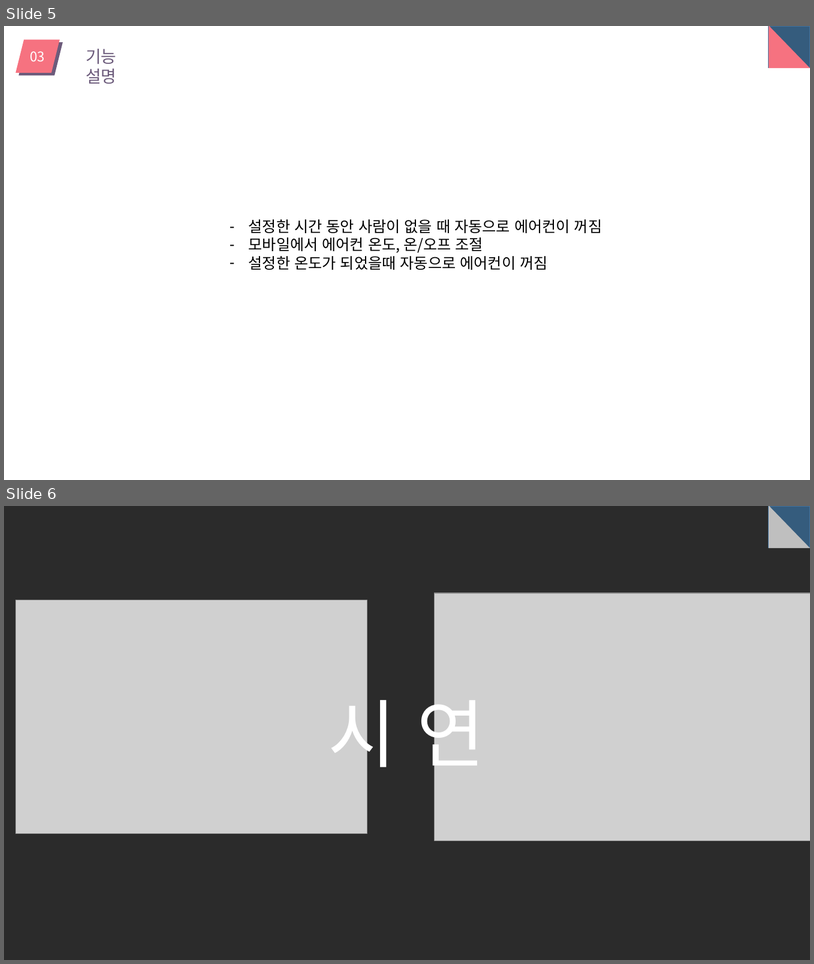
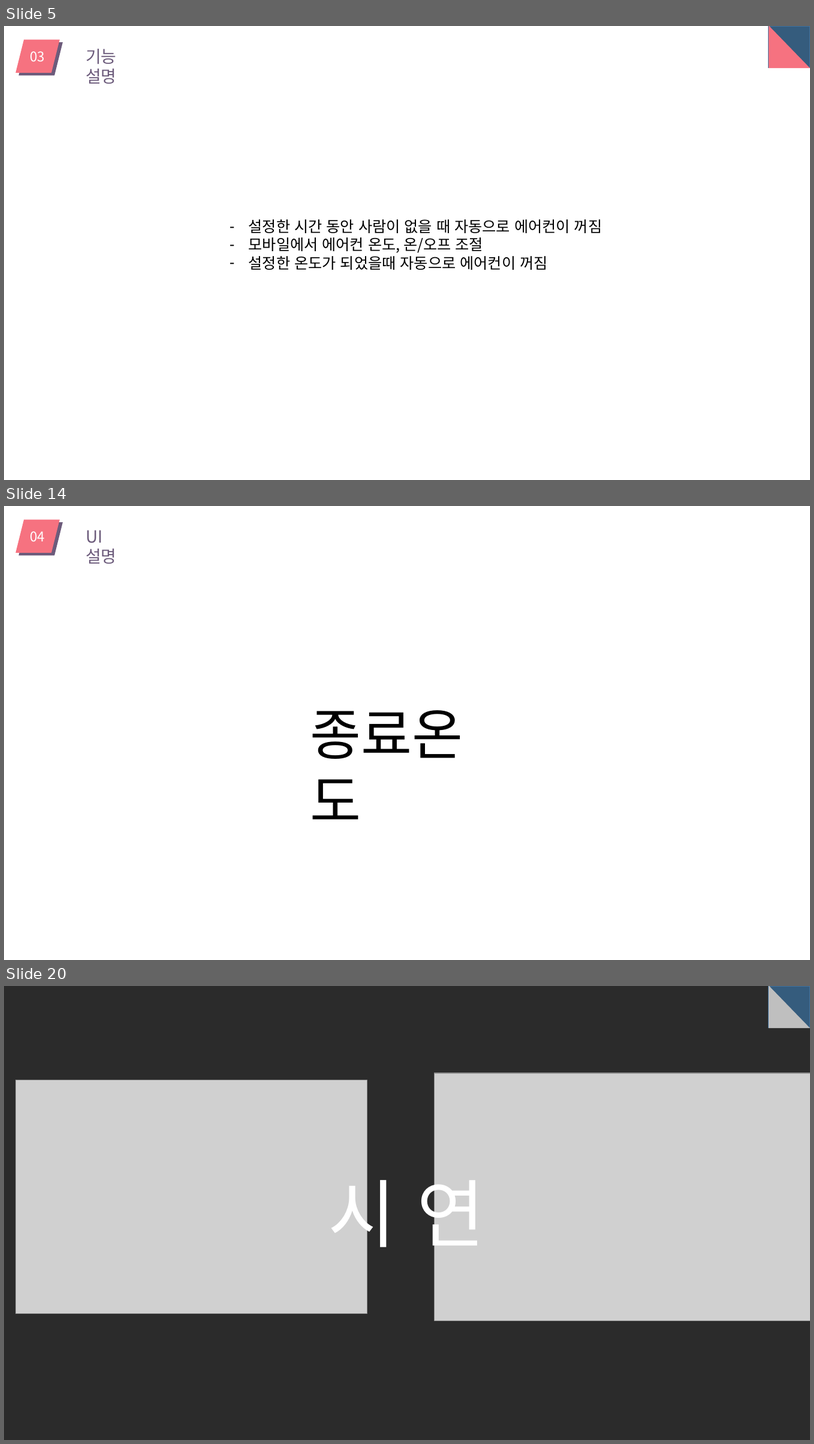
Before and after one commit to dgsw-2019-hackathon/J_B_H_AirConditioner, a slide deck: pptFile/ppt.pptx. Shown one above the other, each under a label of ours: slides 5 and 6 before the commit, slides 5, 14 and 20 after it; the slides between them are not shown. The pictures are 814x964 and 814x1444 pixels, drawn with LibreOffice and Linux fonts; fonts in the diff are those of the drawing; grey boxes stand for pictures; background and template pictures are left out; a plain dark background stands for a picture behind light text. Boxes give left, top, right and bottom in pixels: in the first picture for what was removed or moved away, otherwise in the second. Text is boxed around its words. In the diff, an @@ line names an element or a change of style, - is before the commit and + after.

```diff
--- a/pptFile/ppt.pptx
+++ b/pptFile/ppt.pptx
@@ slide 14 added at [4,506,810,960], background #FFFFFF @@
@@ group added at [15,520,117,564]: 2 parallelograms, 2 texts @@
+UI 설명
+04
@@ text added at [310,710,463,819], 66 pt, text #000000 @@
+종료온도
@@ what was slide 6 is now slide 20 @@
```
Also in this commit, not shown: 2 slides changed, 13 other slides added, 1 other file.
